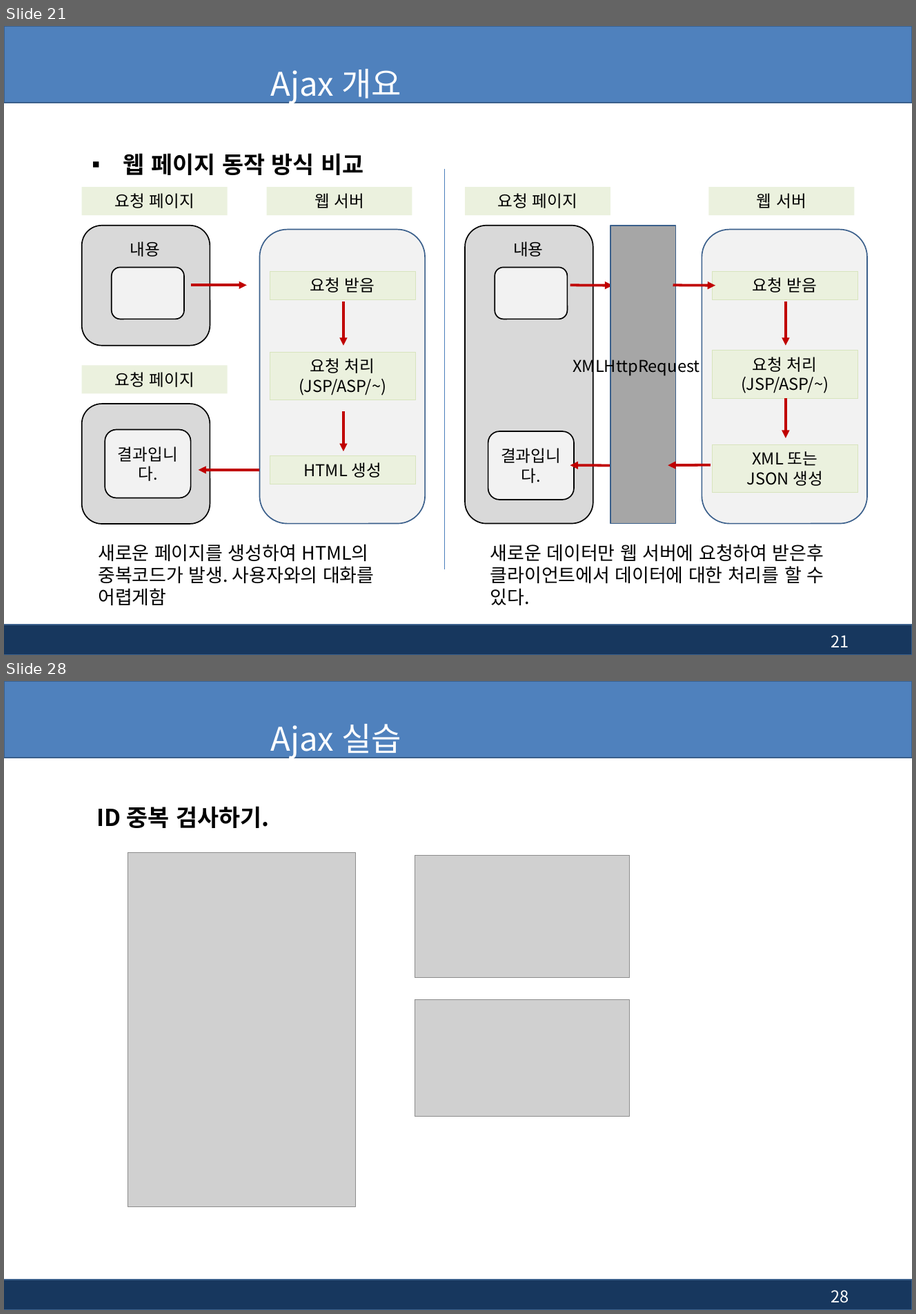
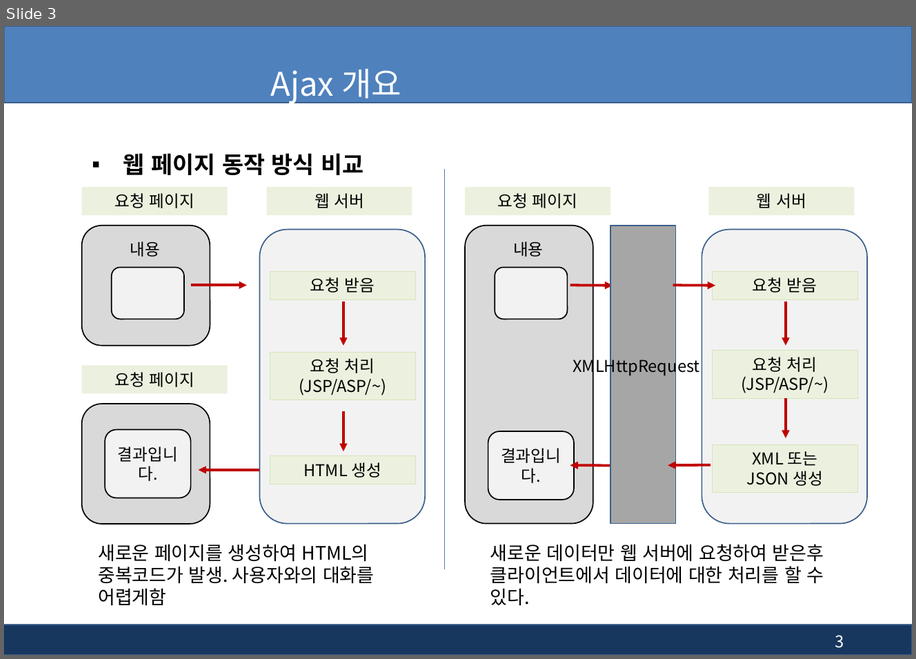
Before and after one commit to pshho/ngreen_project, a slide deck: jspWorks/자료/jsp_ppt/13장. jsp - 부트스트랩(Bootstrap), Ajax.pptx. Shown one above the other, each under a label of ours: slides 21 and 28 before the commit, slide 3 after it; the slides between them are not shown. The pictures are 916x1314 and 916x659 pixels, drawn with LibreOffice and Linux fonts; fonts in the diff are those of the drawing; grey boxes stand for pictures; background and template pictures are left out. Boxes give left, top, right and bottom in pixels: in the first picture for what was removed or moved away, otherwise in the second. Text is boxed around its words. In the diff, an @@ line names an element or a change of style, - is before the commit and + after.

```diff
--- a/jspWorks/자료/jsp_ppt/13장. jsp - 부트스트랩(Bootstrap), Ajax.pptx
+++ b/jspWorks/자료/jsp_ppt/13장. jsp - 부트스트랩(Bootstrap), Ajax.pptx
@@ slide 28 removed at [4, 681, 912, 1310], background #FFFFFF; not listed: 2 template elements that a slide beside it also shows @@
@@ title removed at [271, 724, 401, 759] @@
-Ajax 실습
@@ text removed at [97, 806, 269, 828] @@
-ID 중복 검사하기.
@@ picture removed at [128, 852, 356, 1207] @@
@@ picture removed at [415, 856, 629, 978] @@
@@ picture removed at [415, 1000, 629, 1116] @@
@@ page number removed at [831, 1290, 849, 1303] @@
-28
@@ what was slide 21 is now slide 3 @@
@@ page number at [835, 635, 844, 648]: text changed @@
-21
+3
```
Also in this commit, not shown: 6 slides changed, 3 slides added, 8 other slides removed, 17 other files.
